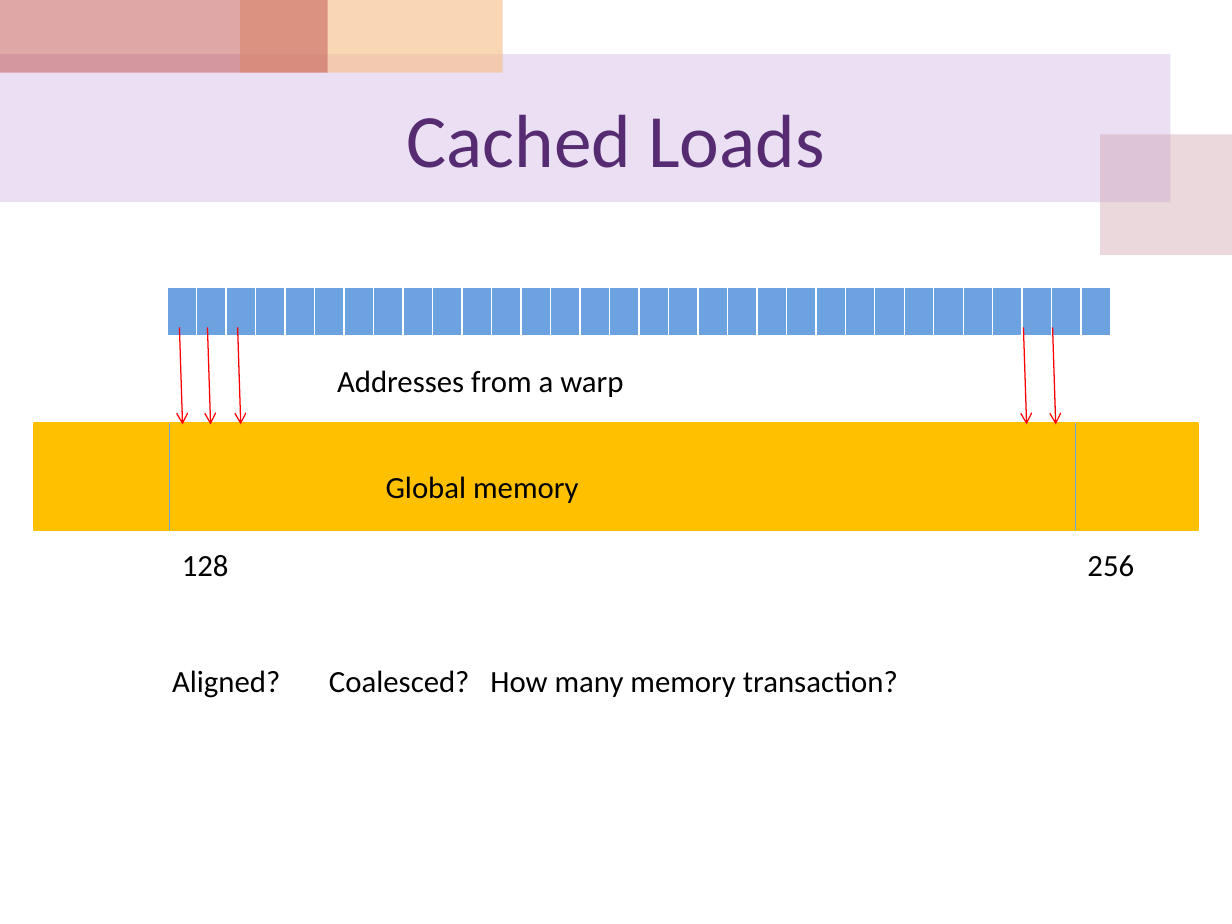
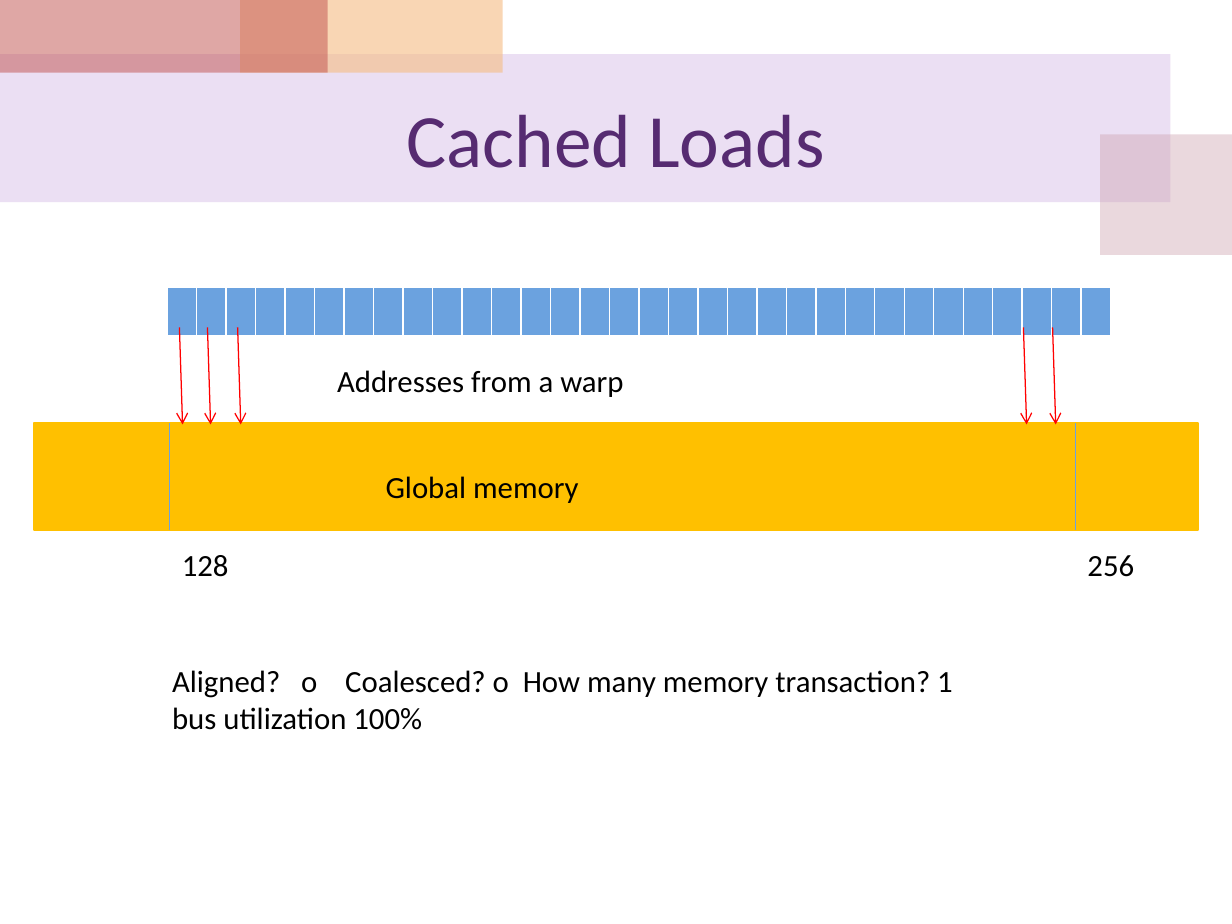
Before and after one commit to cocojk/major, a slide deck: slide 42 of gpu/EE817 Lecture 5 CUDA Memory Architecture.pptx. Drawn at 1232x924 pixels with LibreOffice and Linux fonts; fonts in the diff are those of the drawing. Boxes give left, top, right and bottom in pixels: in the first picture for what was removed or moved away, otherwise in the second. Text is boxed around its words. In the diff, an @@ line names an element or a change of style, - is before the commit and + after.

```diff
--- a/gpu/EE817 Lecture 5 CUDA Memory Architecture.pptx
+++ b/gpu/EE817 Lecture 5 CUDA Memory Architecture.pptx
@@ text at (172, 670, 953, 730): text changed @@
-Aligned? Coalesced? How many memory transaction?
+Aligned? o Coalesced? o How many memory transaction? 1
+bus utilization 100%
```
Also in this commit, not shown: 4 other slides changed, 1 other file.
